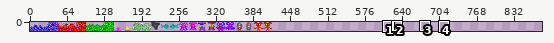
Sprite sheet -- techdocs/images/cs4animz.png. Above: a wide view before the commit, with the close-up outlined.
Close-up. Before:
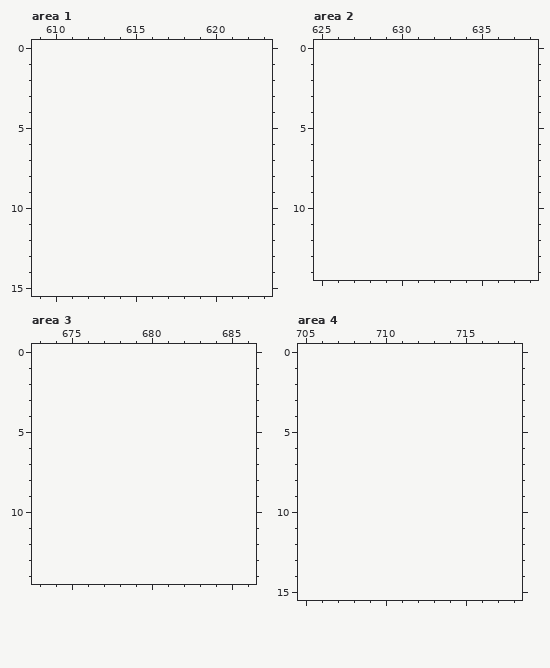
The file is 416x16 pixels. Colours within 5 levels of each other are drawn and written as one. Shown: area 1: x 609..623, y 0..15; area 2: x 625..638, y 0..14; area 3: x 673..686, y 0..14; area 4: x 705..718, y 0..15. The old version is drawn lined up with the new one, on the new canvas. The commit also changed other parts of the picture, which this record leaves out.
After the commit:
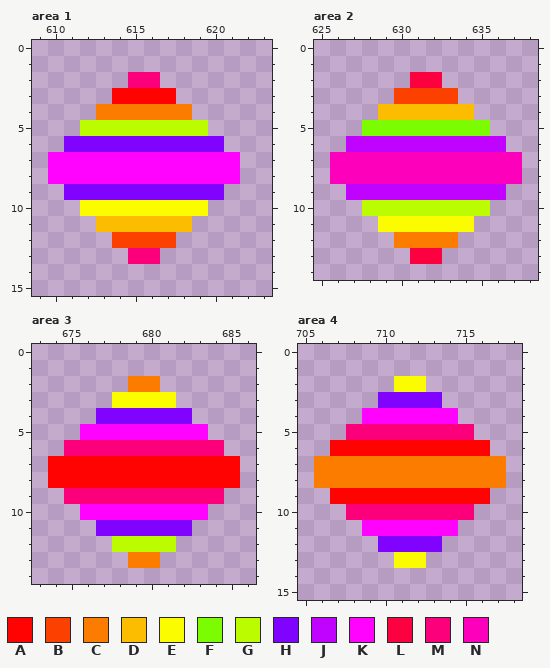
Palette (. is transparent): A #ff0303  B #fc4000  C #fc7c00  D #fcbc00  E #fcfc00  F #7cfc00  G #bcfc00  H #7f03ff  J #bf03ff  K #ff03ff  L #fc0040  M #fc007c  N #fc00bc
Changes in this commit:
canvas 416x16 -> 880x16
Area 1:
y 2: x 615..616 .. -> MM
y 3: x 614..617 .... -> AAAA
y 4: x 613..618 ...... -> CCCCCC
y 5: x 612..619 ........ -> GGGGGGGG
y 6: x 611..620 .......... -> HHHHHHHHHH
y 7..8: x 610..621 ............ -> KKKKKKKKKKKK
y 9: x 611..620 .......... -> HHHHHHHHHH
y 10: x 612..619 ........ -> EEEEEEEE
y 11: x 613..618 ...... -> DDDDDD
y 12: x 614..617 .... -> BBBB
y 13: x 615..616 .. -> MM
Area 2:
y 2: x 631..632 .. -> LL
y 3: x 630..633 .... -> BBBB
y 4: x 629..634 ...... -> DDDDDD
y 5: x 628..635 ........ -> FFFFFFFF
y 6: x 627..636 .......... -> JJJJJJJJJJ
y 7..8: x 626..637 ............ -> NNNNNNNNNNNN
y 9: x 627..636 .......... -> JJJJJJJJJJ
y 10: x 628..635 ........ -> GGGGGGGG
y 11: x 629..634 ...... -> EEEEEE
y 12: x 630..633 .... -> CCCC
y 13: x 631..632 .. -> LL
Area 3:
y 2: x 679..680 .. -> CC
y 3: x 678..681 .... -> EEEE
y 4: x 677..682 ...... -> HHHHHH
y 5: x 676..683 ........ -> KKKKKKKK
y 6: x 675..684 .......... -> MMMMMMMMMM
y 7..8: x 674..685 ............ -> AAAAAAAAAAAA
y 9: x 675..684 .......... -> MMMMMMMMMM
y 10: x 676..683 ........ -> KKKKKKKK
y 11: x 677..682 ...... -> HHHHHH
y 12: x 678..681 .... -> GGGG
y 13: x 679..680 .. -> CC
Area 4:
y 2: x 711..712 .. -> EE
y 3: x 710..713 .... -> HHHH
y 4: x 709..714 ...... -> KKKKKK
y 5: x 708..715 ........ -> MMMMMMMM
y 6: x 707..716 .......... -> AAAAAAAAAA
y 7..8: x 706..717 ............ -> CCCCCCCCCCCC
y 9: x 707..716 .......... -> AAAAAAAAAA
y 10: x 708..715 ........ -> MMMMMMMM
y 11: x 709..714 ...... -> KKKKKK
y 12: x 710..713 .... -> HHHH
y 13: x 711..712 .. -> EE
